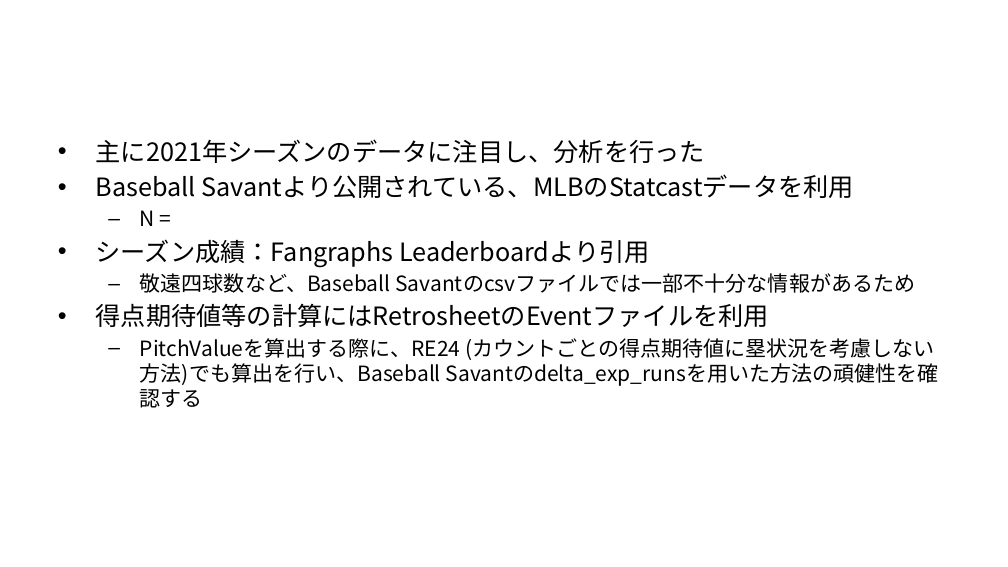
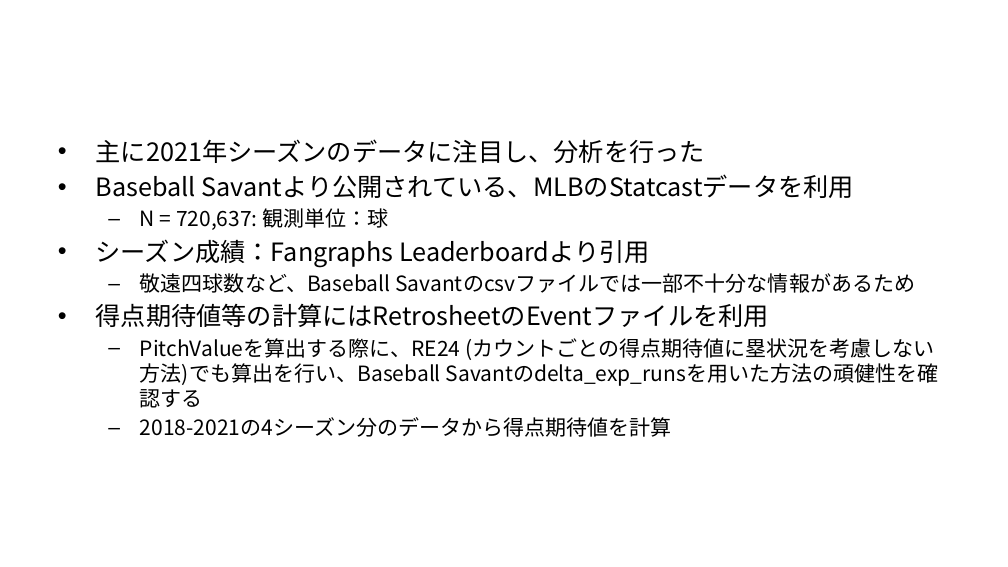
Before and after one commit to T-Reio/ohtani_analyze, a slide deck: slide 3 of slides/ohtani_tj.pptx. Drawn at 1008x567 pixels with LibreOffice and Linux fonts; fonts in the diff are those of the drawing; background and template pictures are left out. Boxes give left, top, right and bottom in pixels: in the first picture for what was removed or moved away, otherwise in the second. Text is boxed around its words. In the diff, an @@ line names an element or a change of style, - is before the commit and + after.

```diff
--- a/slides/ohtani_tj.pptx
+++ b/slides/ohtani_tj.pptx
@@ text at [140, 208, 389, 230]: text changed @@
-  – N =
+  – N = 720,637: 観測単位：球
@@ text at [140, 417, 672, 437]: paragraph added @@
+  – 2018-2021の4シーズン分のデータから得点期待値を計算
```
Also in this commit, not shown: 8 other slides changed, 2 slides added, 1 other file.
